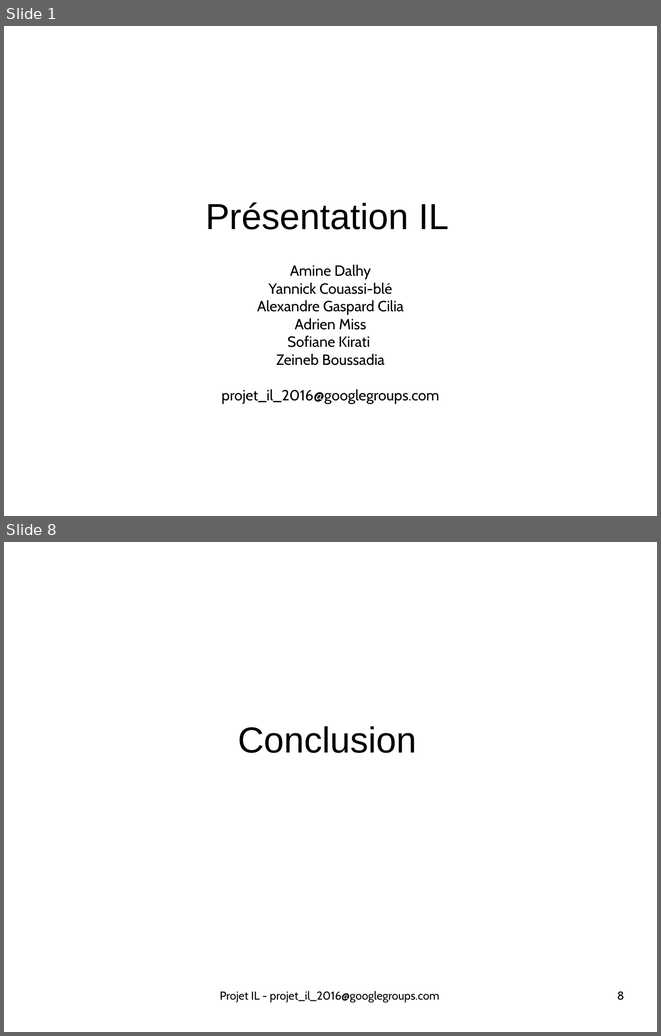
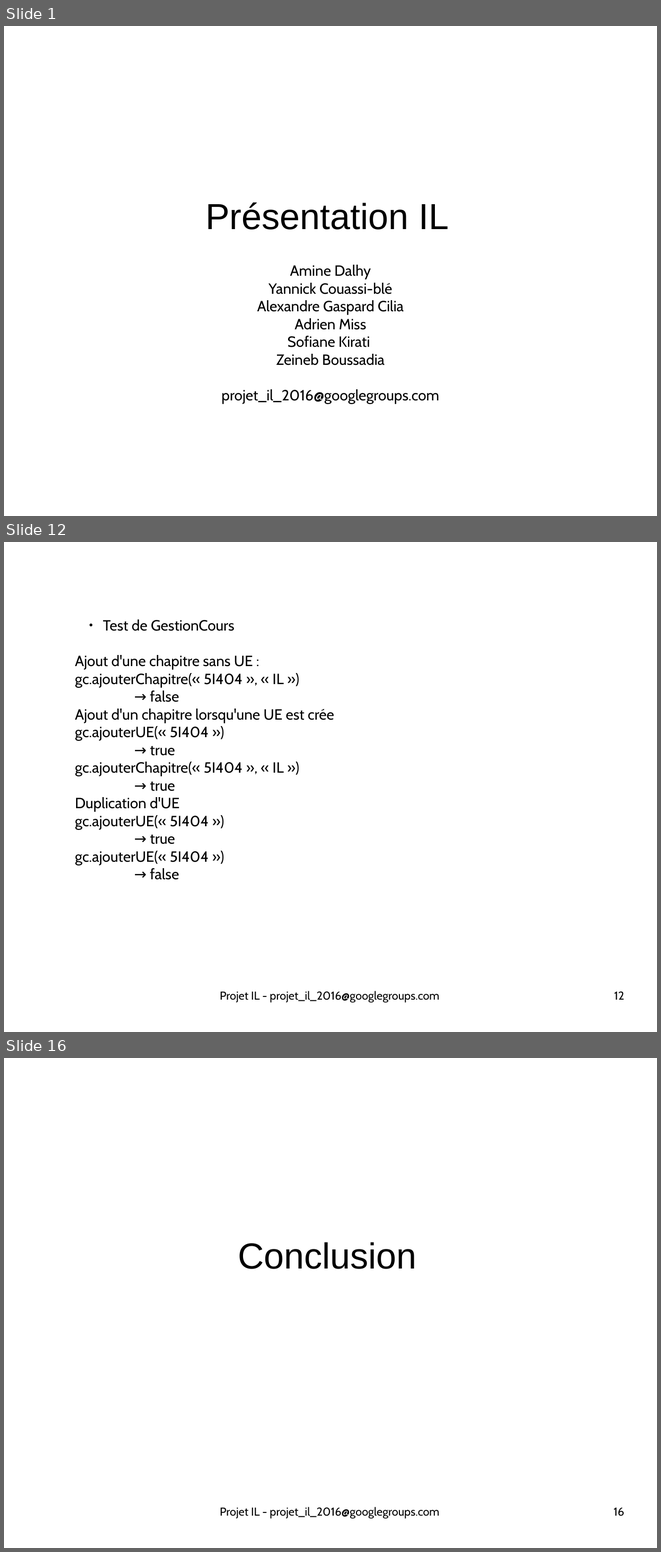
Before and after one commit to ScreachFr/ecours_DMCSBG, a slide deck: presentation_conception.odp. Shown one above the other, each under a label of ours: slides 1 and 8 before the commit, slides 1, 12 and 16 after it; the slides between them are not shown. The pictures are 661x1036 and 661x1552 pixels, drawn with LibreOffice and Linux fonts; fonts in the diff are those of the drawing. Boxes give left, top, right and bottom in pixels: in the first picture for what was removed or moved away, otherwise in the second. Text is boxed around its words. In the diff, an @@ line names an element or a change of style, - is before the commit and + after.

```diff
--- a/presentation_conception.odp
+++ b/presentation_conception.odp
@@ slide 12 added at box(4, 542, 657, 1032), background #FFFFFF @@
@@ text added at box(75, 619, 334, 880), 18 pt, text #000000 @@
+  ● Test de GestionCours
+Ajout d'une chapitre sans UE :
+gc.ajouterChapitre(« 5I404 », « IL »)
+→ false
+Ajout d'un chapitre lorsqu'une UE est crée
+gc.ajouterUE(« 5I404 »)
+→ true
+gc.ajouterChapitre(« 5I404 », « IL »)
+→ true
+Duplication d'UE
+gc.ajouterUE(« 5I404 »)
+→ true
+gc.ajouterUE(« 5I404 »)
+→ false
@@ text added at box(220, 990, 439, 1003), 14 pt, text #000000 @@
+Projet IL - projet_il_2016@googlegroups.com
@@ page number added at box(614, 991, 624, 999), 14 pt, text #000000 @@
+12
@@ what was slide 8 is now slide 16 @@
@@ page number at box(614, 1507, 624, 1516): text changed @@
-8
+16
```
Also in this commit, not shown: 7 slides changed, 6 other slides added, 9 other files.
